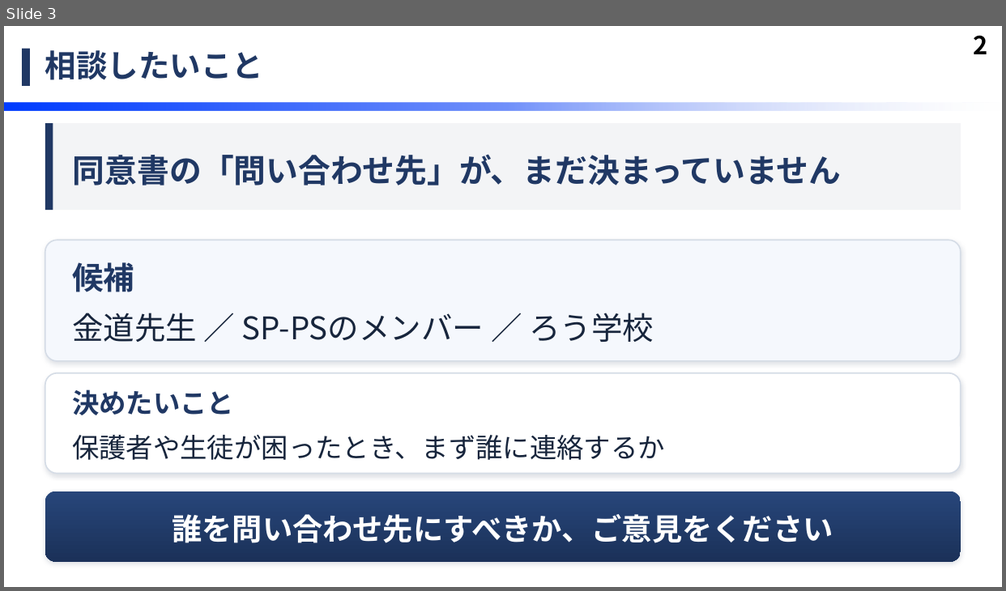
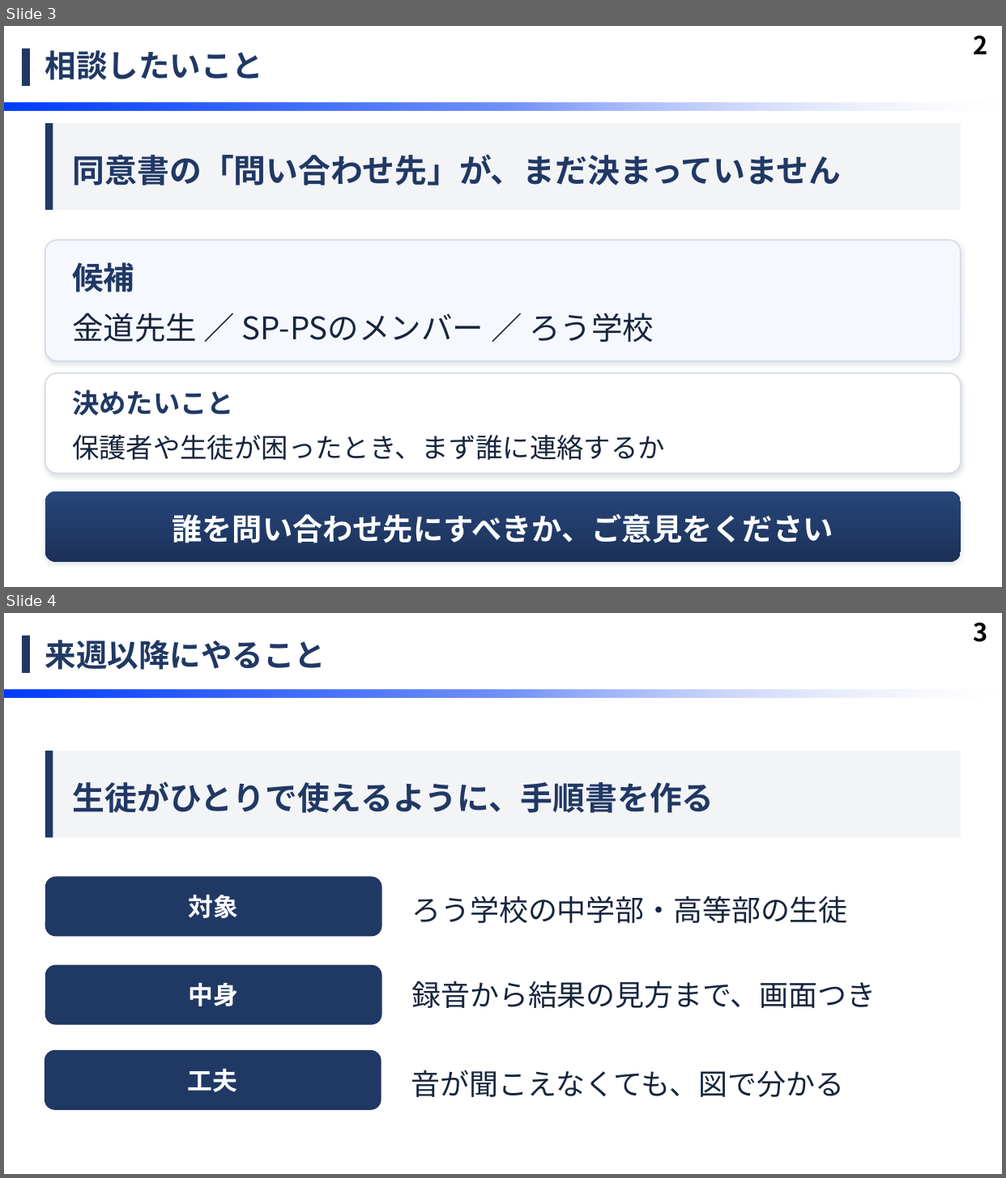
Before and after one commit to MaedaYuki-2004/SP-PS-2026-, a slide deck: docs/mtg/20261013_研究室MTG.pptx. Shown one above the other, each under a label of ours: slide 3 before the commit, slides 3 and 4 after it. The pictures are 1006x591 and 1006x1178 pixels, drawn with LibreOffice and Linux fonts; fonts in the diff are those of the drawing; background and template pictures are left out. Boxes give left, top, right and bottom in pixels: in the first picture for what was removed or moved away, otherwise in the second. Text is boxed around its words. In the diff, an @@ line names an element or a change of style, - is before the commit and + after.

```diff
--- a/docs/mtg/20261013_研究室MTG.pptx
+++ b/docs/mtg/20261013_研究室MTG.pptx
@@ slide 4 added at [4,613,1002,1174], background #FFFFFF; not listed: 1 template element that a slide beside it also shows @@
@@ rectangle added at [22,636,29,673], fill #203864 @@
@@ page number added at [974,622,988,642], 24 pt, text #000000, bold @@
+3
@@ text added at [45,640,326,670], 30 pt, text #203864, bold @@
+来週以降にやること
@@ rectangle added at [45,751,961,837], fill #F3F4F6 @@
@@ rectangle added at [45,751,53,837], fill #203864 @@
@@ text added at [73,781,714,813], 31 pt, text #203864, bold @@
+生徒がひとりで使えるように、手順書を作る
@@ rounded rectangle added at [45,876,382,936], fill #203864, 24 pt, text #FFFFFF, bold @@
+対象
@@ text added at [412,896,848,923], 28 pt, text #17253C @@
+ろう学校の中学部・高等部の生徒
@@ rounded rectangle added at [45,965,382,1024], fill #203864, 24 pt, text #FFFFFF, bold @@
+中身
@@ text added at [412,981,876,1008], 28 pt, text #17253C @@
+録音から結果の見方まで、画面つき
@@ rounded rectangle added at [44,1050,381,1110], fill #203864, 24 pt, text #FFFFFF, bold @@
+工夫
@@ text added at [411,1070,844,1097], 28 pt, text #17253C @@
+音が聞こえなくても、図で分かる
```
